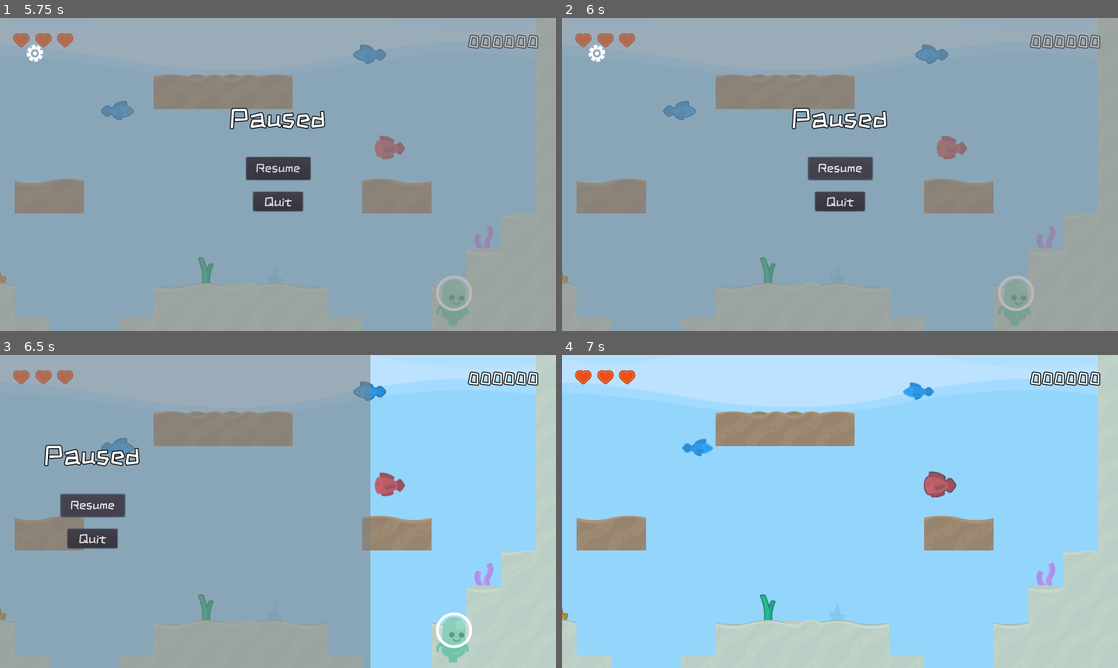
Above: before the commit, frames 1-4 (two rows, left to right).
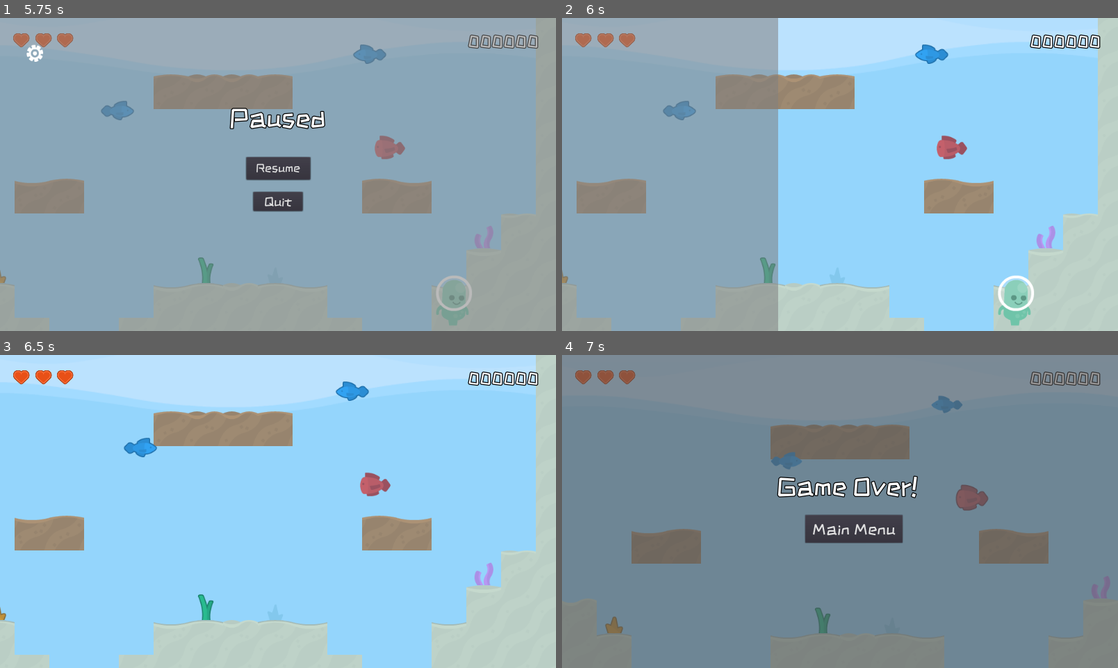
Above: after the commit, the same moments.

Repository: cpvanlue/dive-bug
Game: Godot game, scene res://MainMenu/MainMenu.tscn
The game is run twice, just before and just after one commit, with the same random seed, the same clock (stepped at 60 frames per second) and the same inputs.
Inputs:
- Up to frame 1 (5.75 s): click "Play" at 0.5 s; tap Enter (shoot) at 1.25, 1.35, 3.6 s; hold D (right) 1.28-2.78 s; tap Shift (sprint) at 2.1 s; hold A (left) 2.78-3.53 s; tap Space (swim) at 2.85, 5.1 s; hold D (right) 3.53-5.03 s; hold Shift (sprint) 4.28-5.03 s; tap Escape (pause) at 4.9 s; hold A (left) from 5.03 s (still down)
- Up to frame 2 (6 s): release A (left) at 5.75 s; click "Resume" at 5.75 s
- Up to frame 3 (6.5 s): no input
- Up to frame 4 (7 s): hold D (right) from 6.53 s (still down); tap Enter (shoot) at 6.6 s

Frame 1 is identical in both runs. In frame 2, 58% of the frame differs, in the area x 4-100%, y 0-100%; in frame 3, 64%; in frame 4, 100%, in the area x 0-100%, y 0-100%.

Commit message:
Fix animation durations to avoid awkward pausing

Diff:
--- a/PauseMenu/PauseMenu.tscn
+++ b/PauseMenu/PauseMenu.tscn
@@ -17,6 +17,7 @@
 
 [sub_resource type="Animation" id=3]
 resource_name = "pause"
+length = 0.3
 tracks/0/type = "value"
 tracks/0/path = NodePath(".:offset")
 tracks/0/interp = 1
--- a/Settings/Settings.tscn
+++ b/Settings/Settings.tscn
@@ -24,6 +24,7 @@
 
 [sub_resource type="Animation" id=4]
 resource_name = "settings"
+length = 0.2
 tracks/0/type = "value"
 tracks/0/path = NodePath(".:offset")
 tracks/0/interp = 1
